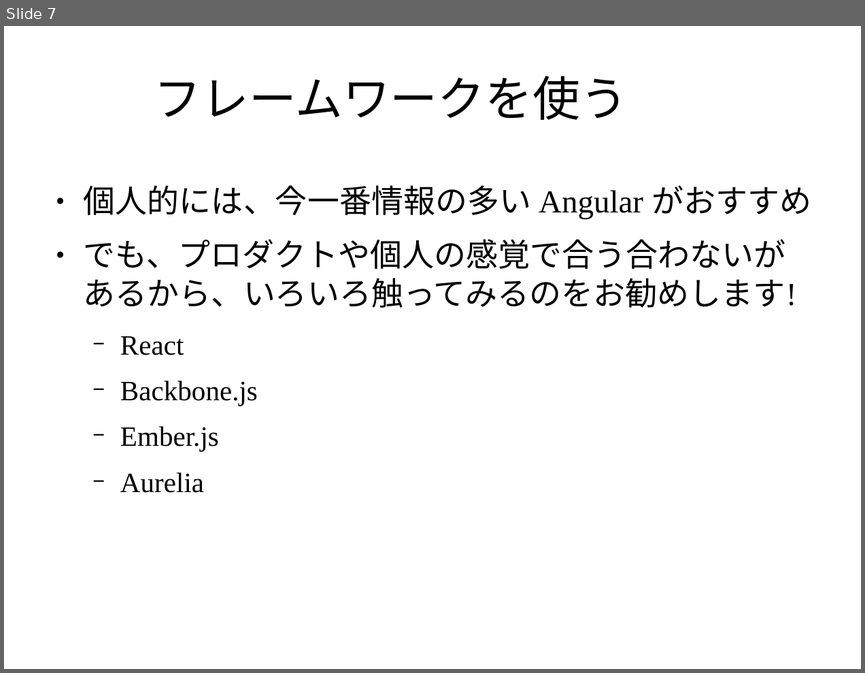
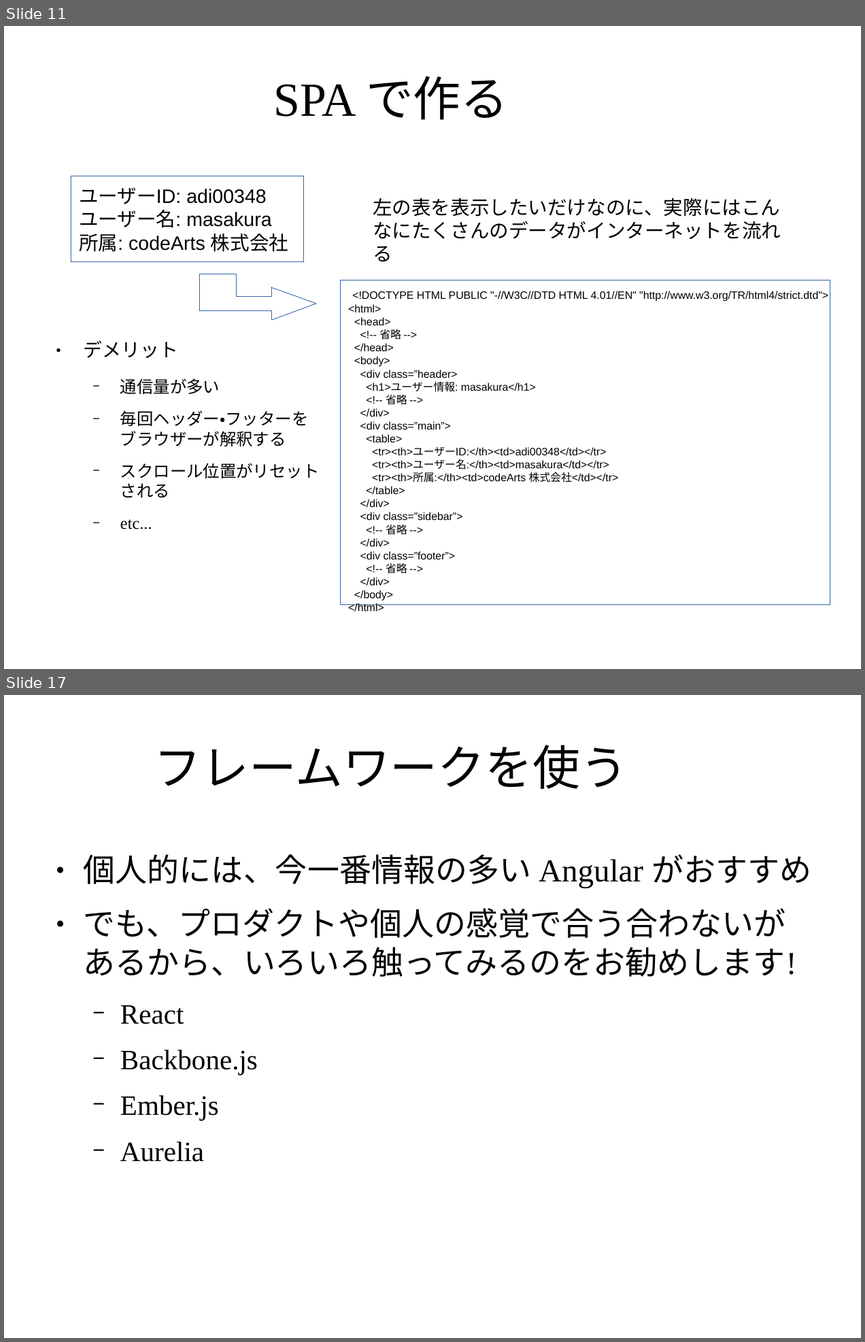
Before and after one commit to masakura/slides, a slide deck: html5jk#1/slide2.odp. Shown one above the other, each under a label of ours: slide 7 before the commit, slides 11 and 17 after it; the slides between them are not shown. The pictures are 865x673 and 865x1342 pixels, drawn with LibreOffice and Linux fonts; fonts in the diff are those of the drawing; background and template pictures are left out. Boxes give left, top, right and bottom in pixels: in the first picture for what was removed or moved away, otherwise in the second. Text is boxed around its words. In the diff, an @@ line names an element or a change of style, - is before the commit and + after.

Commit message:
SPA や HTML5 アプリの開発の図解を追加

```diff
--- a/html5jk#1/slide2.odp
+++ b/html5jk#1/slide2.odp
@@ slide 11 added at (x1=4, y1=26, x2=861, y2=669), background picture (left out) @@
@@ title added at (x1=274, y1=76, x2=509, y2=120), 44 pt, text #000000 @@
+SPA で作る
@@ rectangle added at (x1=71, y1=176, x2=304, y2=261), fill #FFFFFF, outline #3465A4 0 pt, 18 pt, text #000000 @@
+ユーザーID: adi00348
+ユーザー名: masakura
+所属: codeArts 株式会社
@@ text added at (x1=373, y1=198, x2=781, y2=262), 18 pt, text #000000 @@
+左の表を表示したいだけなのに、実際にはこんなにたくさんのデータがインターネットを流れる
@@ freeform shape added at (x1=200, y1=274, x2=317, y2=320), fill #FFFFFF, outline #3465A4 0 pt @@
@@ rectangle added at (x1=341, y1=280, x2=830, y2=605), fill #FFFFFF, outline #3465A4 0 pt, 10 pt, text #000000 @@
+<!DOCTYPE HTML PUBLIC "-//W3C//DTD HTML 4.01//EN" "http://www.w3.org/TR/html4/strict.dtd">
+<html>
+<head>
+<!-- 省略 -->
+</head>
+<body>
+<div class=”header>
+<h1>ユーザー情報: masakura</h1>
+<!-- 省略 -->
+</div>
+<div class=”main”>
+<table>
+<tr><th>ユーザーID:</th><td>adi00348</td></tr>
+<tr><th>ユーザー名:</th><td>masakura</td></tr>
+<tr><th>所属:</th><td>codeArts 株式会社</td></tr>
+</table>
+</div>
+<div class=”sidebar”>
+<!-- 省略 -->
+</div>
+<div class=”footer”>
+<!-- 省略 -->
+</div>
+</body>
+</html>
@@ text added at (x1=84, y1=340, x2=320, y2=529), 15.4 pt, text #000000 @@
+● デメリット
+  − 通信量が多い
+  − 毎回ヘッダー・フッターをブラウザーが解釈する
+  − スクロール位置がリセットされる
+  − etc...
@@ what was slide 7 is now slide 17 @@
```
Also in this commit, not shown: 5 slides changed, 9 other slides added.
